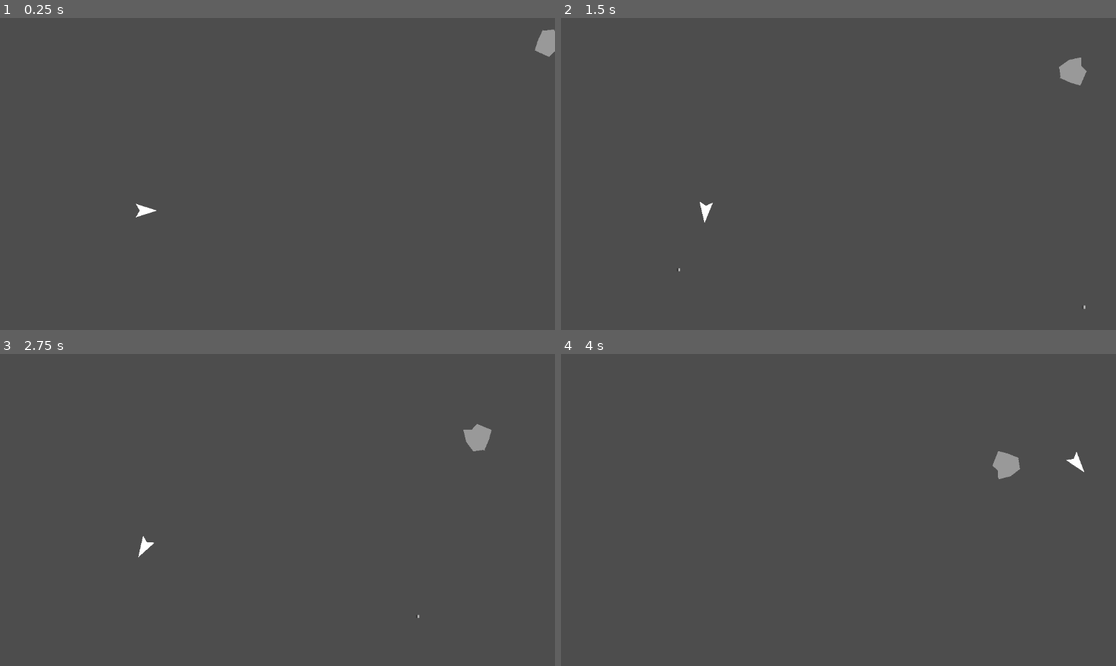
Above: before the commit, frames 1-4 (two rows, left to right).
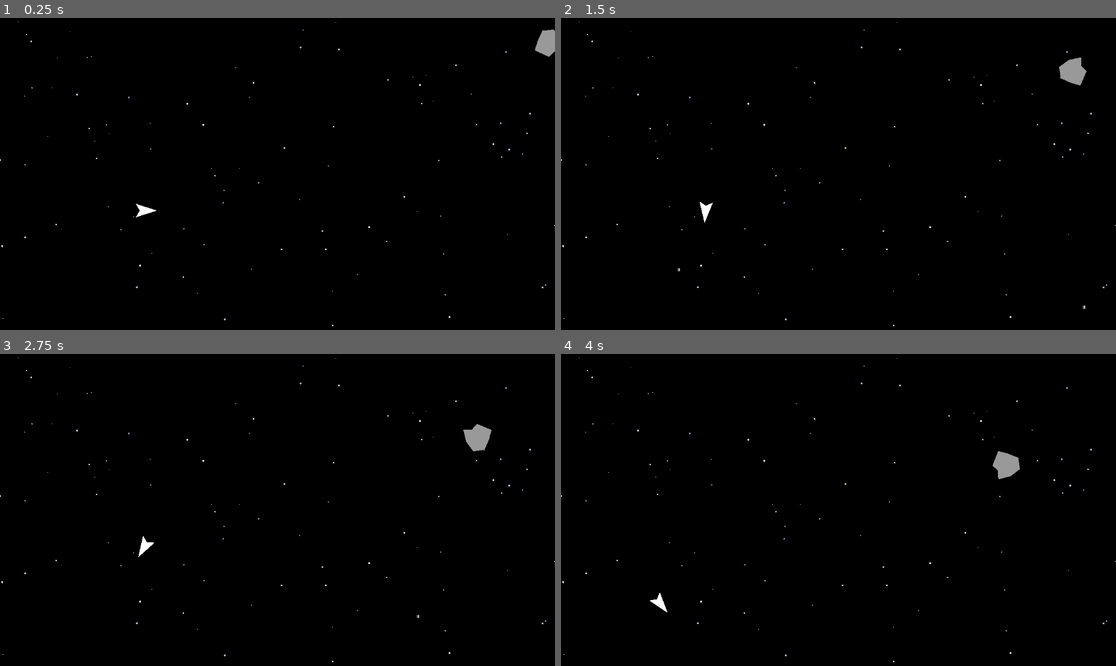
Above: after the commit, the same moments.

Repository: rybond/SpaceCombatPrototype
Game: Godot game, scene res://scenes/arena.tscn
Same seed, same stepped clock (60 frames per second), same inputs: the game is played once before the commit and once after it.
Inputs:
- Up to frame 1 (0.25 s): no input
- Up to frame 2 (1.5 s): hold Right (ui_right) 0.53-1.28 s; tap Space (fire) at 0.6, 1.35 s; hold Left (ui_left) from 1.28 s (still down)
- Up to frame 3 (2.75 s): release Left (ui_left) at 2.03 s; hold Right (ui_right) from 2.03 s (still down); tap Space (fire) at 2.1 s
- Up to frame 4 (4 s): release Right (ui_right) at 2.78 s; hold Up (ui_up) 2.78-3.53 s; tap Space (fire) at 2.85, 3.6 s; hold Left (ui_left) from 3.53 s (still down)

The runs differ from the first frame. In frame 1, 100% of the frame differs, in the area x 0-100%, y 0-100%; in frame 2, 100%; in frame 3, 100%; in frame 4, 100%.

Commit message:
added starfield background

Diff:
--- a/scenes/arena.gd
+++ b/scenes/arena.gd
@@ -1,28 +1,55 @@
 extends Node2D
+
+const STAR_COLORS = [
+	Color(1, 1, 1),
+	Color(0.8, 0.85, 1.0),
+	Color(0.6, 0.7, 1.0),
+	Color(1.0, 0.95, 0.8),
+]
+
+var stars = []
+var current_asteroid: Node = null
 
 @export var asteroid_scene: PackedScene
 
-var current_asteroid: Node = null
+func _ready():
+	RenderingServer.set_default_clear_color(Color.BLACK)
+	get_viewport().size_changed.connect(_on_viewport_size_changed)
+	_generate_stars()
+	spawn_asteroid()
 
-func _ready():
-	spawn_asteroid()
+func _generate_stars():
+	stars.clear()
+	var screen_size = get_viewport_rect().size
+	var area = screen_size.x * screen_size.y
+	var count = int(area / 8000.0)
+	for i in range(count):
+		stars.append({
+			"pos": Vector2(randf() * screen_size.x, randf() * screen_size.y),
+			"color": STAR_COLORS[randi() % STAR_COLORS.size()],
+			"size": randf_range(0.5, 2.0)
+		})
+	queue_redraw()
+
+func _on_viewport_size_changed():
+	_generate_stars()
+
+func _draw():
+	for star in stars:
+		draw_circle(star.pos, star.size, star.color)
 
 func spawn_asteroid():
 	if asteroid_scene == null:
 		return
 	var asteroid = asteroid_scene.instantiate()
 	var screen_size = get_viewport_rect().size
-
-	# Pick a random edge (0=top, 1=bottom, 2=left, 3=right)
 	var edge = randi() % 4
 	var spawn_pos = Vector2.ZERO
-
 	match edge:
 		0: spawn_pos = Vector2(randf_range(0, screen_size.x), 0)
 		1: spawn_pos = Vector2(randf_range(0, screen_size.x), screen_size.y)
 		2: spawn_pos = Vector2(0, randf_range(0, screen_size.y))
 		3: spawn_pos = Vector2(screen_size.x, randf_range(0, screen_size.y))
-
 	asteroid.position = spawn_pos
 	add_child(asteroid)
 	current_asteroid = asteroid
--- /dev/null
+++ b/scenes/background.gd
@@ -0,0 +1,11 @@
+extends TextureRect
+
+func _ready():
+	anchor_left = 0
+	anchor_top = 0
+	anchor_right = 1
+	anchor_bottom = 1
+	offset_left = 0
+	offset_top = 0
+	offset_right = 0
+	offset_bottom = 0
--- a/scenes/ships/ship.gd
+++ b/scenes/ships/ship.gd
@@ -1,11 +1,11 @@
 extends CharacterBody2D
 
-@export var thrust_force: float = 1800.0
+@export var thrust_force: float = 400.0
 @export var rotation_speed: float = 3.0
-@export var max_speed: float = 600.0
-@export var drag: float = 1
+@export var max_speed: float = 400.0
+@export var drag: float = .98
 @export var projectile_scene: PackedScene
-@export var fire_cooldown: float = .25
+@export var fire_cooldown: float = .15
 
 var can_fire := true
 
Binary file added: assets/starfield.png
